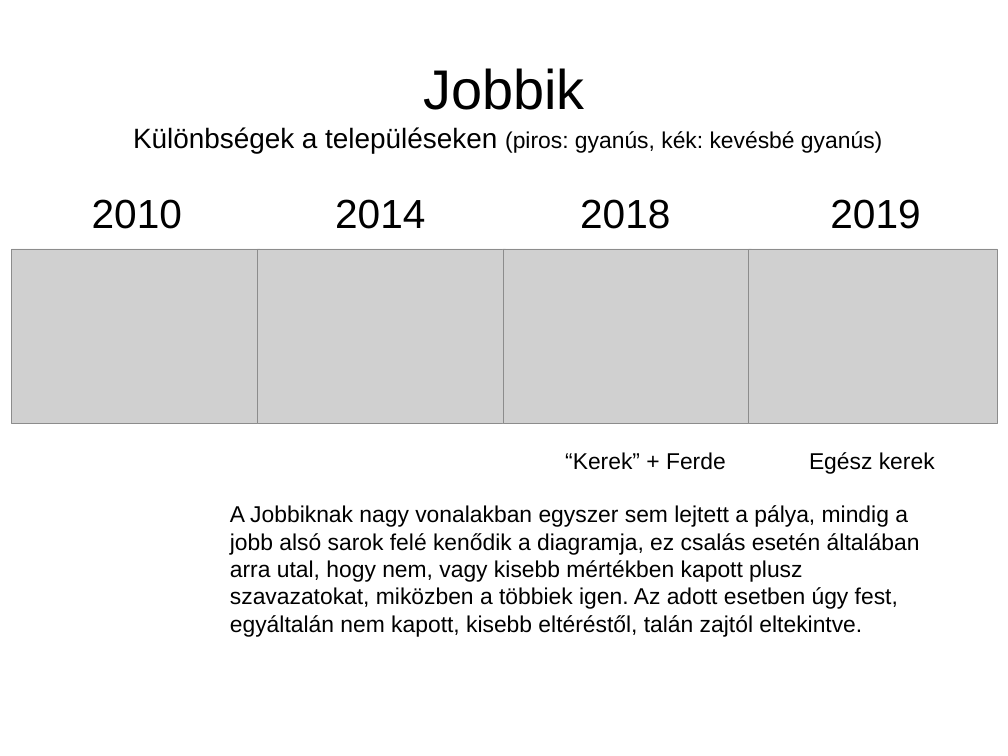
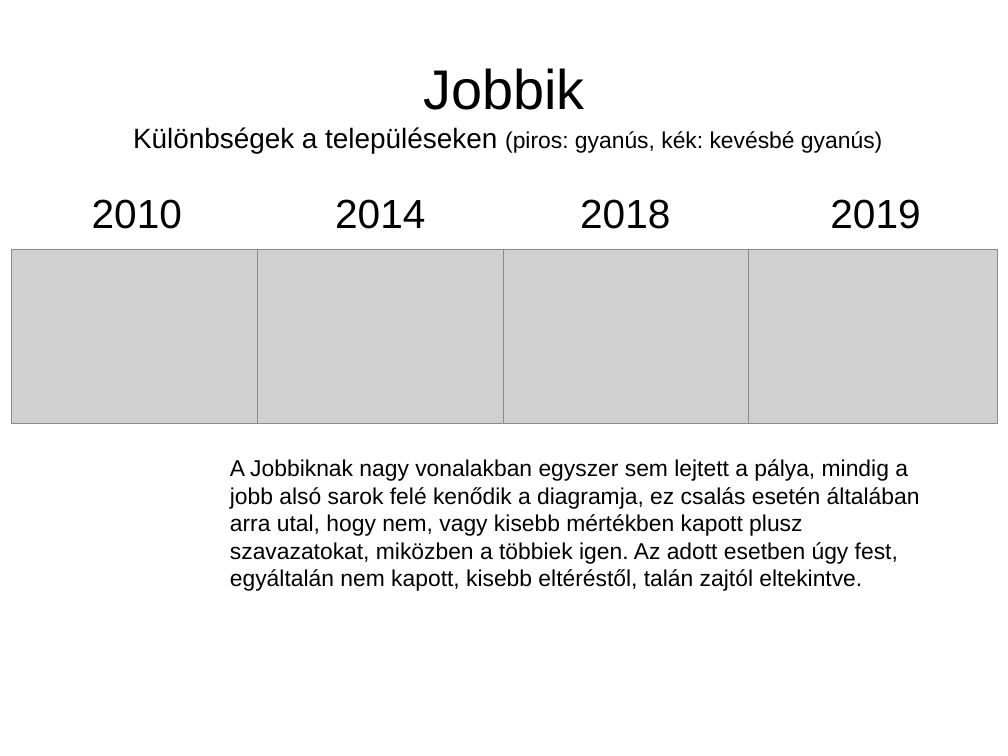
Before and after one commit to brezniczky/ep_elections_2019_hun, a slide deck: slide 19 of slides/hun/EDITED VERSION A 2018-2019-es választásokról dióhéjban.pptx. Drawn at 1008x756 pixels with LibreOffice and Linux fonts; fonts in the diff are those of the drawing; grey boxes stand for pictures. Boxes give left, top, right and bottom in pixels: in the first picture for what was removed or moved away, otherwise in the second. Text is boxed around its words. In the diff, an @@ line names an element or a change of style, - is before the commit and + after.

```diff
--- a/slides/hun/EDITED VERSION A 2018-2019-es választásokról dióhéjban.pptx
+++ b/slides/hun/EDITED VERSION A 2018-2019-es választásokról dióhéjban.pptx
@@ text "A Jobbiknak nagy vonalakban egyszer ...": place and size @@
-text "A Jobbiknak nagy vonalakban egyszer ..." at [230,505,920,637]
+text "A Jobbiknak nagy vonalakban egyszer ..." at [230,459,920,591]
@@ text removed at [565,452,726,470] @@
-“Kerek” + Ferde
@@ text removed at [809,452,935,474] @@
-Egész kerek
```
Also in this commit, not shown: 10 other slides changed.
